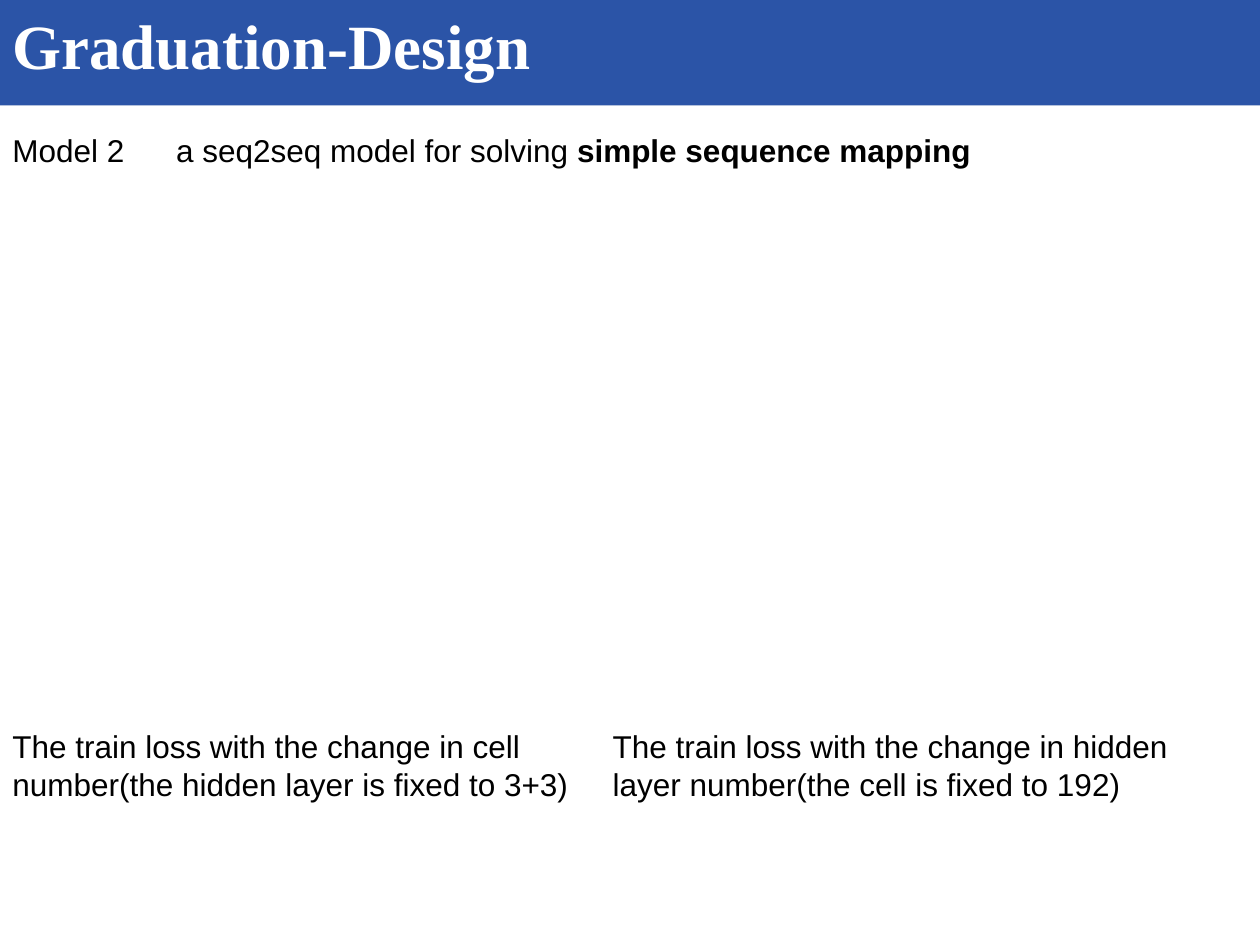
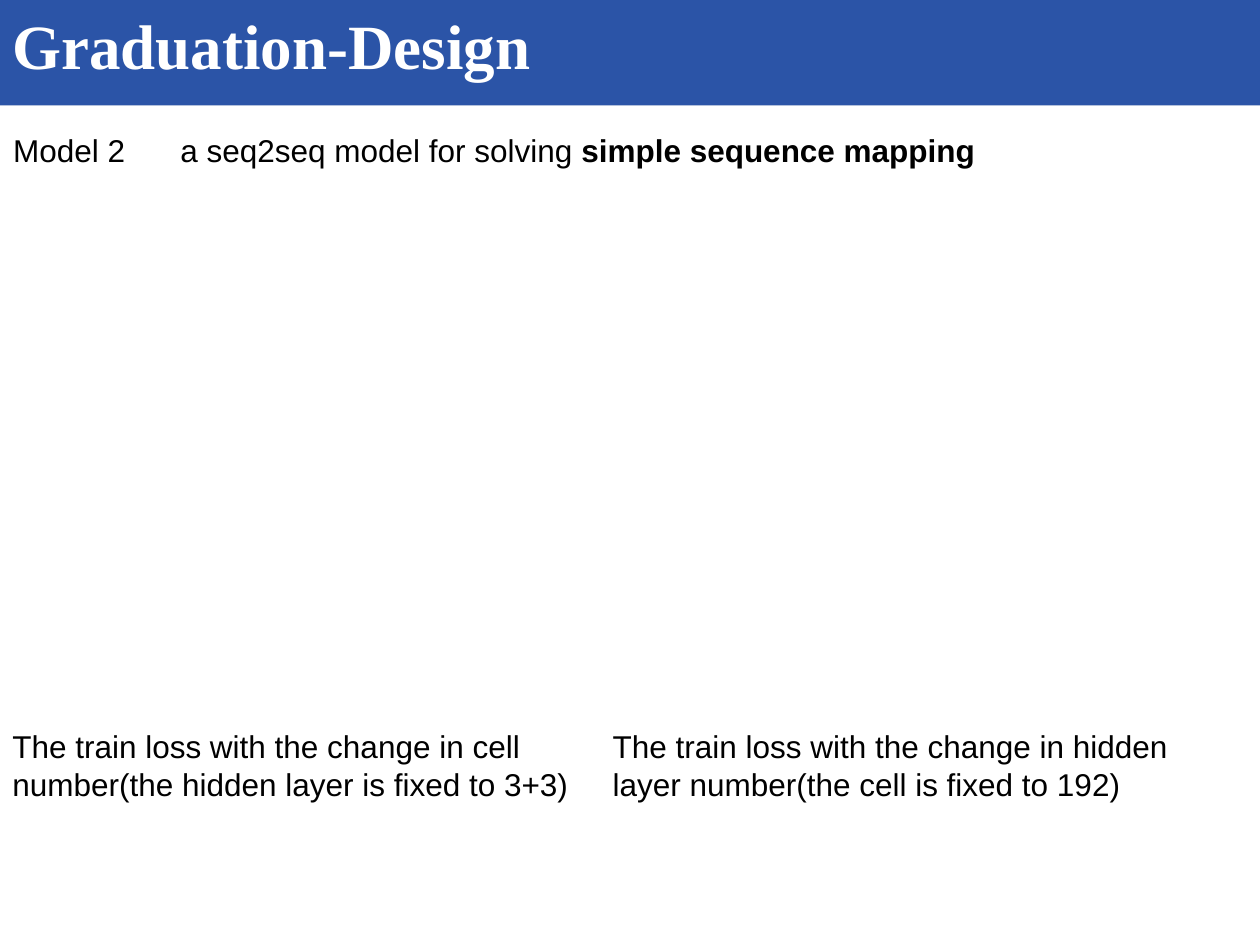
Before and after one commit to RunningPhoton/Graduation-Design, a slide deck: slide 4 of Weekly Report.pptx (slide 5 before the commit). Drawn at 1260x945 pixels with LibreOffice and Linux fonts; fonts in the diff are those of the drawing; background and template pictures are left out. Boxes give left, top, right and bottom in pixels: in the first picture for what was removed or moved away, otherwise in the second. Text is boxed around its words. In the diff, an @@ line names an element or a change of style, - is before the commit and + after.

```diff
--- a/Weekly Report.pptx
+++ b/Weekly Report.pptx
@@ text "a seq2seq model for solving ...": place and size @@
-text "a seq2seq model for solving ..." at (176, 139, 970, 168)
+text "a seq2seq model for solving ..." at (180, 139, 975, 168)
```
Also in this commit, not shown: 5 other slides changed, 1 slide removed, 14 other files.
